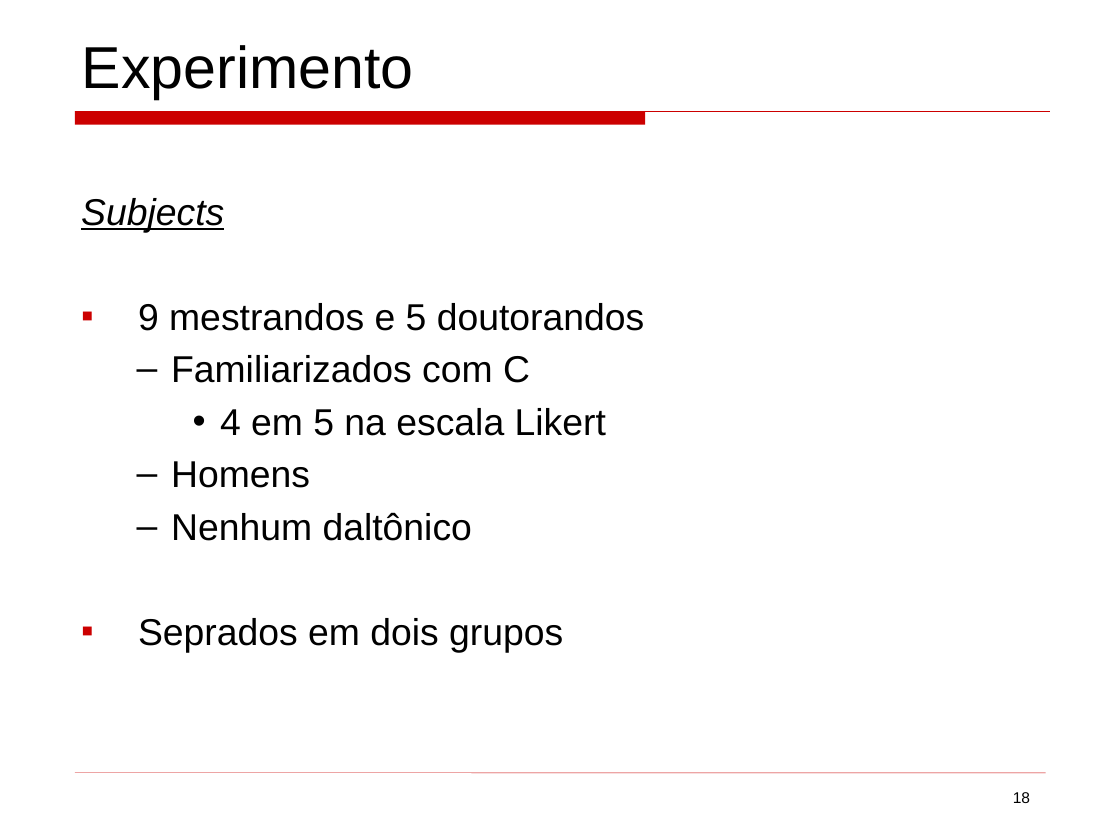
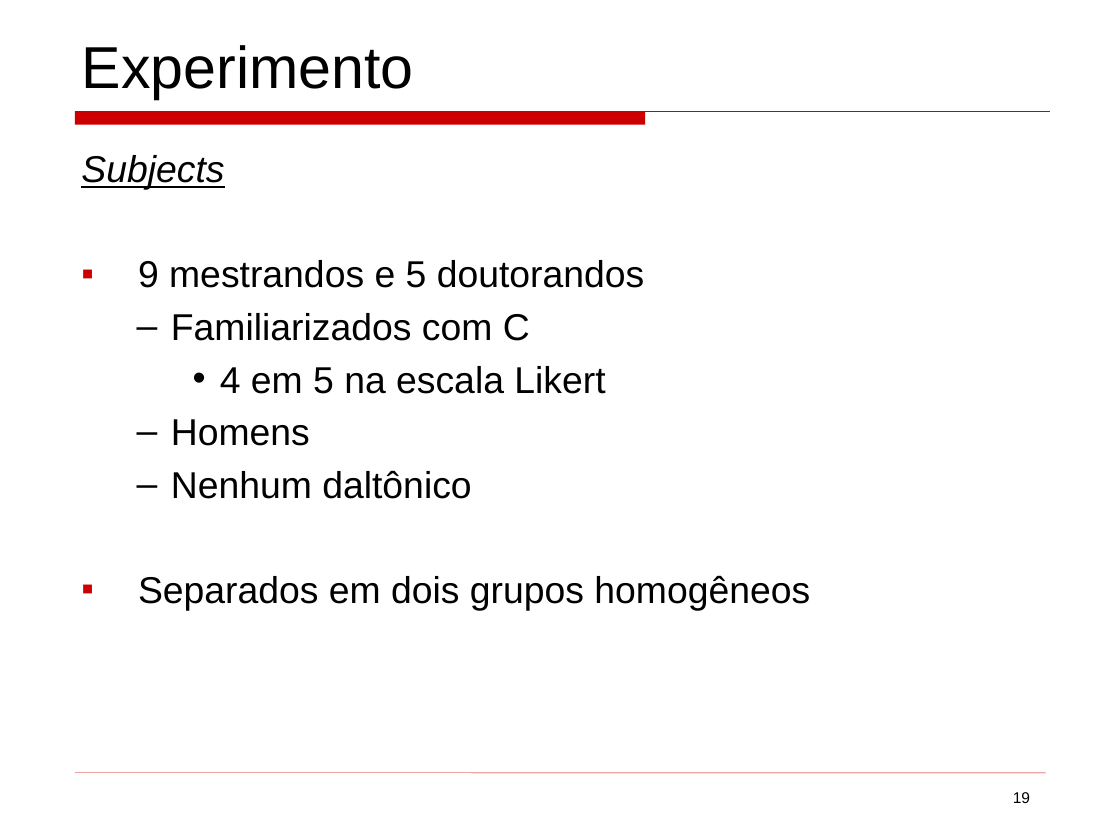
Before and after one commit to mateus51/TPs, a slide deck: slide 19 of ArqSoft/Seminários/background_colors_program_comprehension.ppt (slide 18 before the commit). Drawn at 1120x840 pixels with LibreOffice and Linux fonts; fonts in the diff are those of the drawing. Boxes give left, top, right and bottom in pixels: in the first picture for what was removed or moved away, otherwise in the second. Text is boxed around its words. In the diff, an @@ line names an element or a change of style, - is before the commit and + after.

```diff
--- a/ArqSoft/Seminários/background_colors_program_comprehension.ppt
+++ b/ArqSoft/Seminários/background_colors_program_comprehension.ppt
@@ text "Subjects": place and size @@
-text "Subjects" at bbox=[81, 198, 645, 653]
+text "Subjects" at bbox=[81, 155, 810, 611]
@@ text at bbox=[138, 575, 810, 611]: text changed @@
-▪ Seprados em dois grupos
+▪ Separados em dois grupos homogêneos
@@ page number at bbox=[1013, 792, 1030, 803]: text changed @@
-18
+19
```
Also in this commit, not shown: 19 other slides changed, 2 slides added, 1 slide removed, 3 other files.
